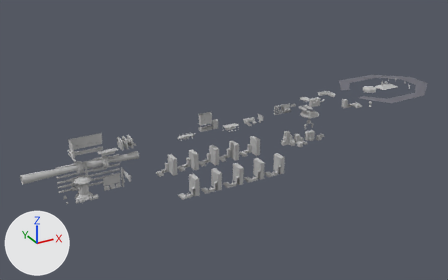
Renders of the FBX model Assets/Models/Ship_Dressing.fbx from each side of a commit.
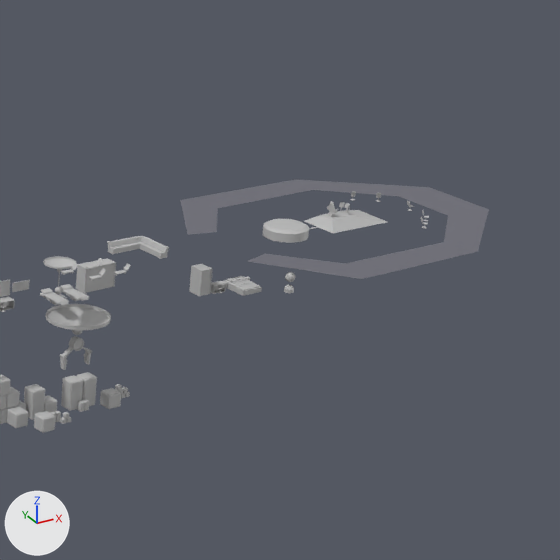
Each version appears first whole from a 50 mm lens placed at (-169.0, -311.0, 178.0), pointed at (7.0, 8.0, 18.0), and next in a close-up on the part from 64% to 100% of the width and 8% to 66% of the height. Every picture has the same lights, and +X, +Y and +Z are marked at lower left. Where no turn or scale is listed for an object, it has been applied to the vertices.

The older version as bpy lines, for what is in view:
```python
me_mesh = bpy.data.meshes.new('Mesh')
me_mesh.from_pydata(...)  # 33906 vertices, 63932 faces; spans x -142.0..142.0, y -27.0..27.0, z -21.0..21.0
# faces by material slot: [63912, 20]
me_mesh.materials.append(mat_lambert1)  # grey #bcbcbc
me_mesh.materials.append(mat_lambert4)  # grey #6c6c76
ob_curve2 = bpy.data.objects.new('curve2', me_mesh)
ob_curve2.location = (22.8, 0.0, 19.7)
```
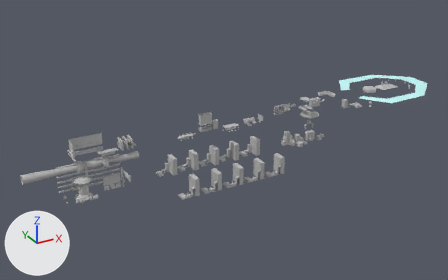
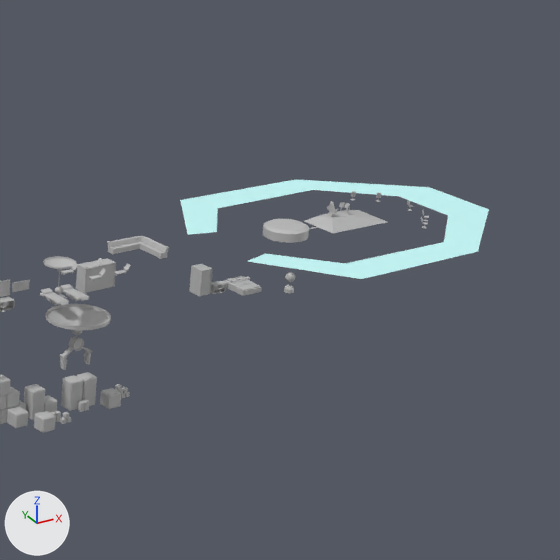
Commit message: Dressing update 11/13/19

Scene script edits in JSON lines:
```json
{"op": "add", "block": "mat_phong2", "code": ["mat_phong2 = principled_material('phong2')", "mat_phong2.base_color = (0.593, 1.0, 1.0)  # cyan #caffff", "mat_phong2.roughness = 0.553"]}
{"block": "me_mesh", "where": "me_mesh.from_pydata(...)  # 33906 vertices, 63932 faces; spans x -142.0..142.0, y -27.0..27.0, z -21.0..21.0"}
{"block": "me_mesh", "where": "# used by ob_curve2; location = (22.8, 0.0, 19.7)"}
{"block": "me_mesh", "change": "me_mesh part 1: all 20 faces that had it switch from mat_lambert4 (grey #6c6c76) to mat_phong2 (cyan #caffff)"}
```

Where the change shows, as pixel boxes (x1, y1, x2, y2) in the close-ups (560 x 560 px):
```json
{"part": 1, "of": "me_mesh", "change": "recoloured", "before": [180, 179, 489, 279], "after": [180, 179, 489, 279], "on screen": "grey to cyan"}
```
